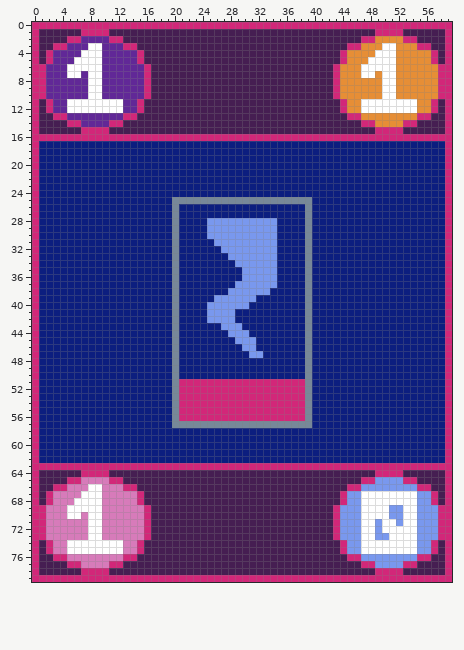
Two versions of one pixel-art file, client/asset/sprite/cardtired.aseprite. Above is the file before it was changed.
60x80 pixels, 1 frame.
After:
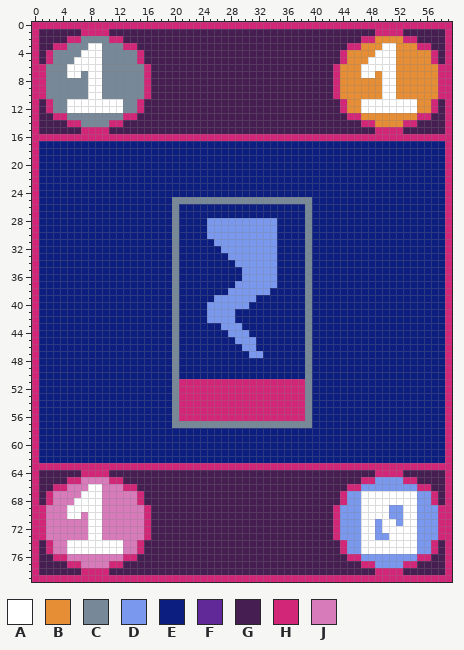
Palette (. is transparent): A #ffffff  B #e68e36  C #778899  D #7998ee  E #0c1e7f  F #612897  G #461e52  H #d22779  J #d77bba
Diff:
Layer "Layer 1":
y 2: x 7..10 FFFF -> CCCC
y 3: x 5..7 FFF -> CCC; x 10..12 FFF -> CCC
y 4: x 3..6 FFFF -> CCCC; x 10..14 FFFFF -> CCCCC
y 5: x 3..5 FFF -> CCC; x 10..14 FFFFF -> CCCCC
y 6: x 2..4 FFF -> CCC; x 10..15 FFFFFF -> CCCCCC
y 7: x 2..4 FFF -> CCC; x 7 F -> C; x 10..15 FFFFFF -> CCCCCC
y 8..10: x 2..7 FFFFFF -> CCCCCC; x 10..15 FFFFFF -> CCCCCC
y 11..12: x 3..4 FF -> CC; x 13..14 FF -> CC
y 13: x 5..12 FFFFFFFF -> CCCCCCCC
y 14: x 7..10 FFFF -> CCCC
